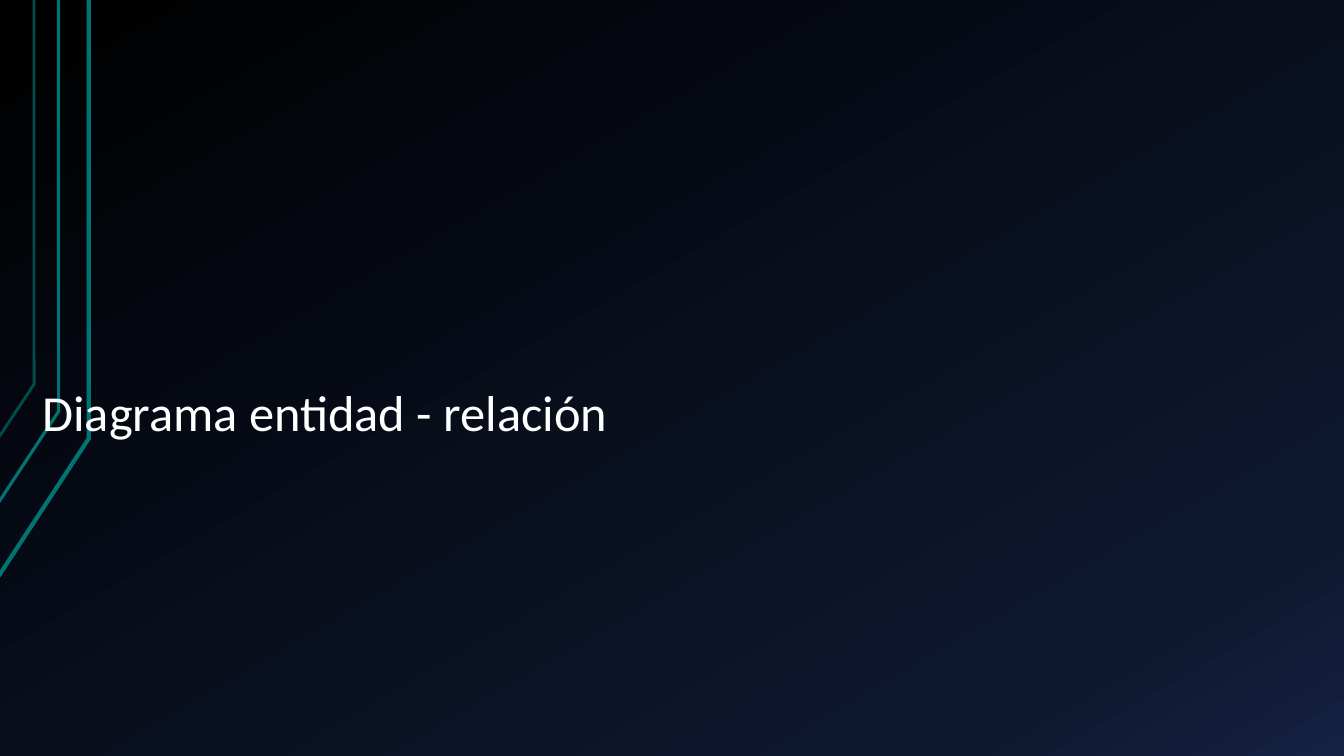
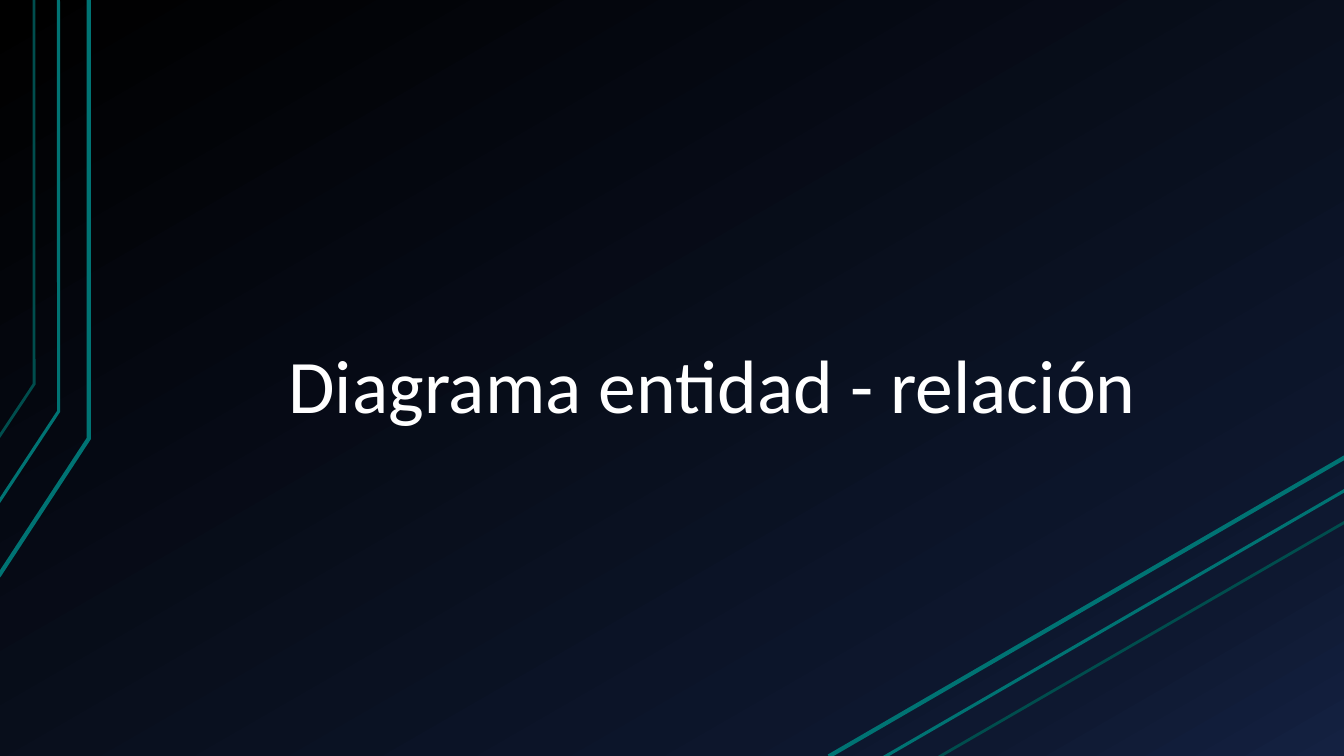
Before and after one commit to hferrer08/BDEcommerce, a slide deck: slide 6 of EcommerceVideojuegos+HubertFerrer.pptx. Drawn at 1344x756 pixels with LibreOffice and Linux fonts; fonts in the diff are those of the drawing. Boxes give left, top, right and bottom in pixels: in the first picture for what was removed or moved away, otherwise in the second. Text is boxed around its words. In the diff, an @@ line names an element or a change of style, - is before the commit and + after.

```diff
--- a/EcommerceVideojuegos+HubertFerrer.pptx
+++ b/EcommerceVideojuegos+HubertFerrer.pptx
@@ title "Diagrama entidad - relación": place and size @@
-title "Diagrama entidad - relación" at (42,390,607,443)
+title "Diagrama entidad - relación" at (288,360,1135,426)
@@ title "Diagrama entidad - relación" at (288,360,1135,426): size 36 to 54 pt @@
@@ line added from (829, 756) to (1344, 457), #007373 3 pt @@
@@ line added from (882, 756) to (1344, 490), #007373 2.25 pt @@
@@ line added from (939, 756) to (1344, 522), #007373 2 pt @@
```
Also in this commit, not shown: 4 other slides changed, 7 slides added, 1 slide removed, 10 other files.
